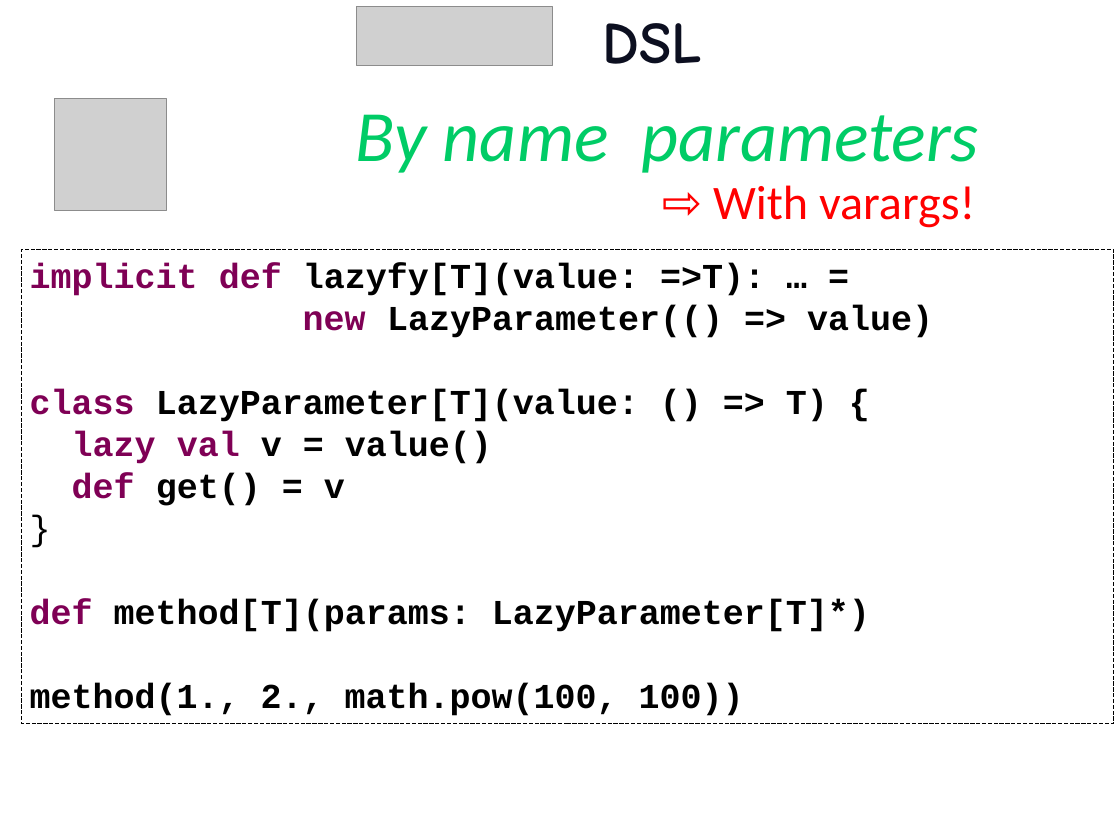
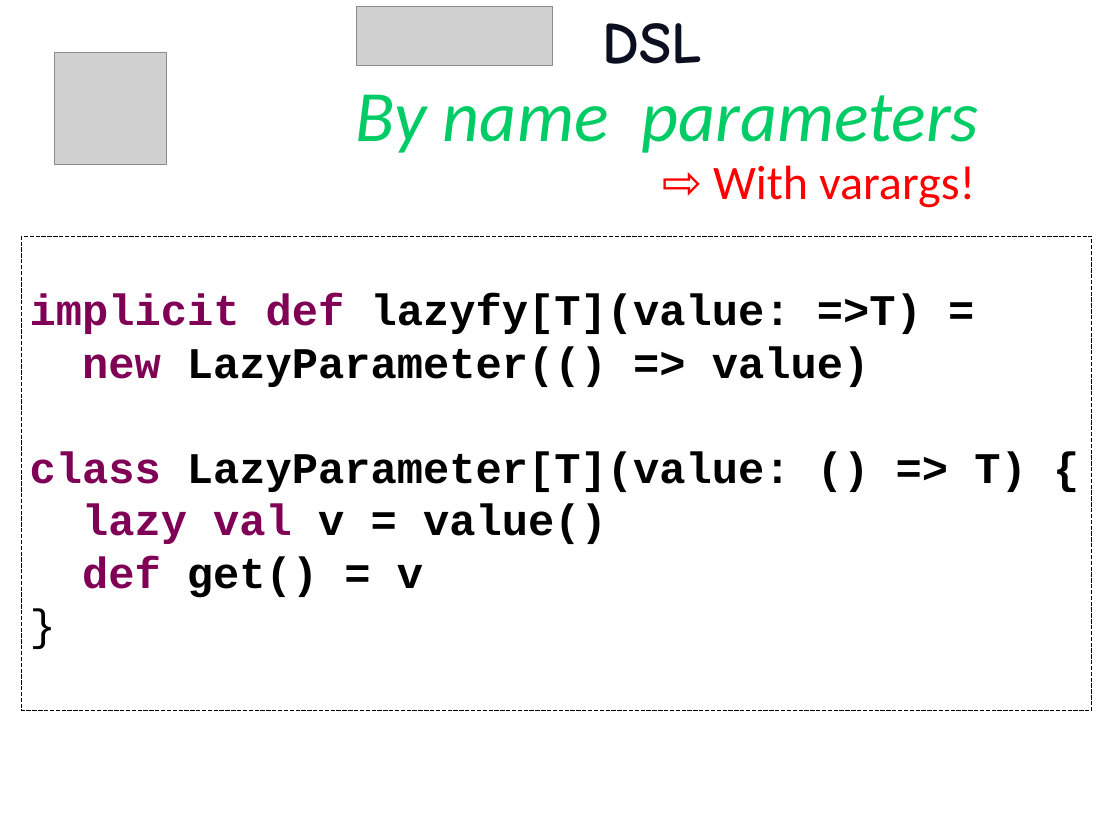
Before and after one commit to etorreborre/oscon-2010, a slide deck: slide 56 of src/main/resources/oscon_2010_specs.pptx (slide 55 before the commit). Drawn at 1120x840 pixels with LibreOffice and Linux fonts; fonts in the diff are those of the drawing; grey boxes stand for pictures; background and template pictures are left out. Boxes give left, top, right and bottom in pixels: in the first picture for what was removed or moved away, otherwise in the second. Text is boxed around its words. In the diff, an @@ line names an element or a change of style, - is before the commit and + after.

Commit message:
better code presentation and slides formatting

```diff
--- a/src/main/resources/oscon_2010_specs.pptx
+++ b/src/main/resources/oscon_2010_specs.pptx
@@ picture: place and size @@
-picture at bbox=[54, 98, 166, 210]
+picture at bbox=[54, 53, 166, 165]
@@ text "By name parameters": place and size @@
-text "By name parameters" at bbox=[356, 114, 979, 173]
+text "By name parameters" at bbox=[356, 94, 979, 153]
@@ text "⇨ With varargs!": place and size @@
-text "⇨ With varargs!" at bbox=[713, 185, 975, 228]
+text "⇨ With varargs!" at bbox=[713, 165, 975, 208]
@@ rectangle "implicit def lazyfy[T](value: =>T) =": place and size @@
-rectangle "implicit def lazyfy[T](value: =>T) =" at bbox=[22, 250, 1114, 724]
+rectangle "implicit def lazyfy[T](value: =>T) =" at bbox=[22, 236, 1092, 710]
@@ text in rectangle at bbox=[30, 294, 922, 334]: text changed; size 32 to 40 pt @@
-implicit def lazyfy[T](value: =>T): … =
+implicit def lazyfy[T](value: =>T) =
@@ text in rectangle at bbox=[30, 347, 1026, 598]: size 32 to 40 pt in "new LazyParameter(() => value)", "class LazyParameter[T](value: () => T) {", "lazy val v = value()", "def get() = v" and 1 more places @@
@@ text in rectangle at bbox=[30, 599, 870, 716]: paragraphs removed @@
-def method[T](params: LazyParameter[T]*)
-method(1., 2., math.pow(100, 100))
```
Also in this commit, not shown: 32 other slides changed, 5 slides added.
